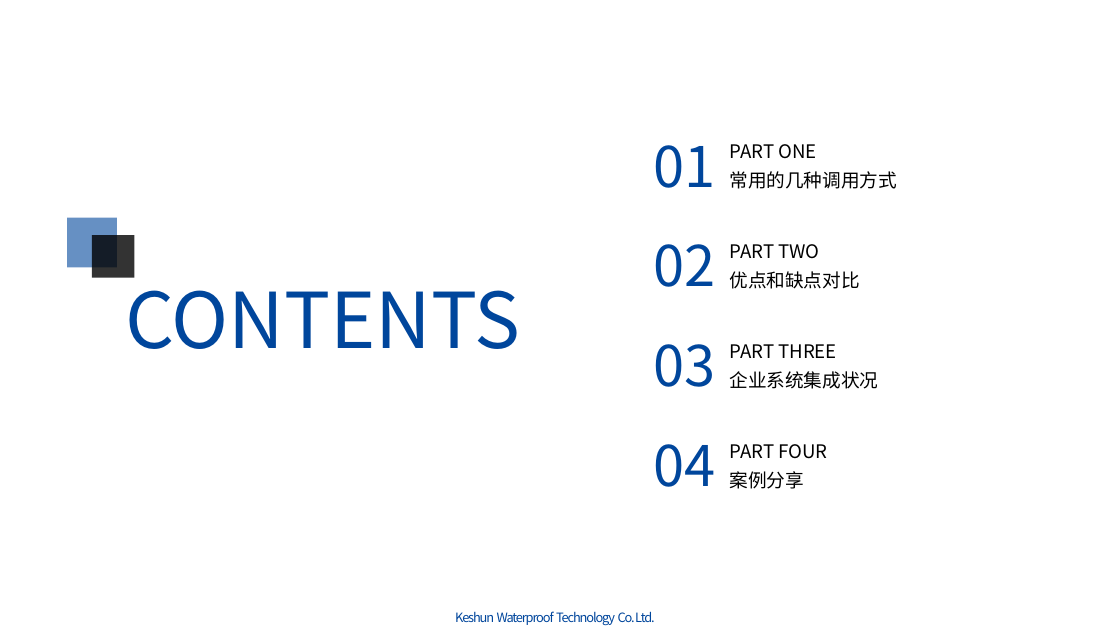
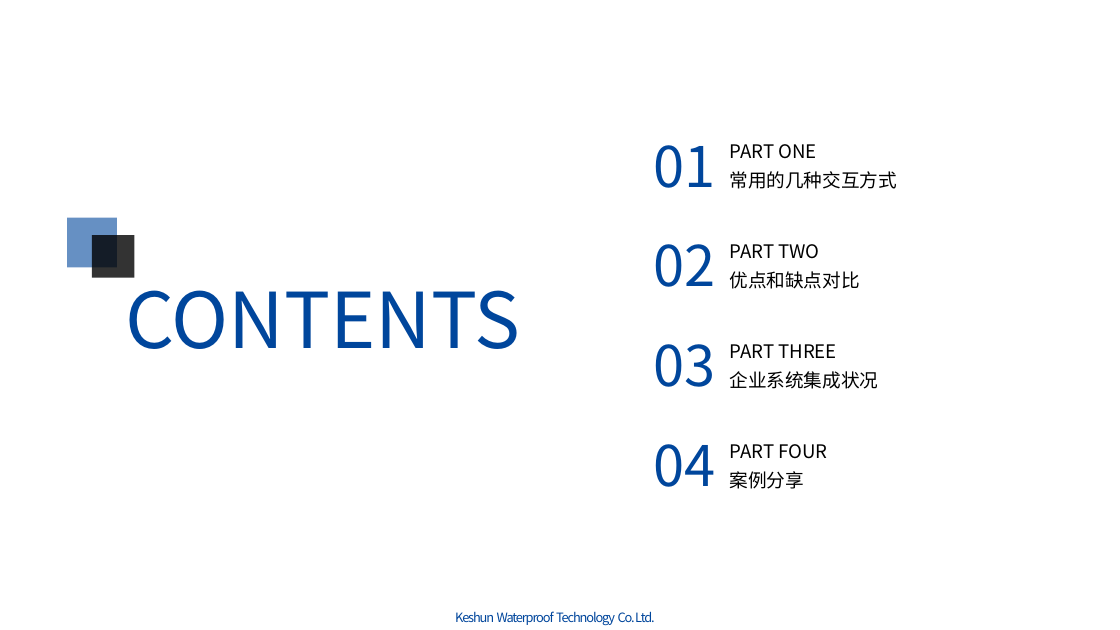
Before and after one commit to Jack-liangqihua/ABAP_CODER, a slide deck: slide 3 of 专题研究/外围系统集成/SAP与外围系统集成.pptx. Drawn at 1120x630 pixels with LibreOffice and Linux fonts; fonts in the diff are those of the drawing; background and template pictures are left out. Boxes give left, top, right and bottom in pixels: in the first picture for what was removed or moved away, otherwise in the second. Text is boxed around its words. In the diff, an @@ line names an element or a change of style, - is before the commit and + after.

```diff
--- a/专题研究/外围系统集成/SAP与外围系统集成.pptx
+++ b/专题研究/外围系统集成/SAP与外围系统集成.pptx
@@ text at (729,171,896,189): text changed @@
-常用的几种调用方式
+常用的几种交互方式
```
Also in this commit, not shown: 2 other slides changed, 8 slides added, 2 other files.
